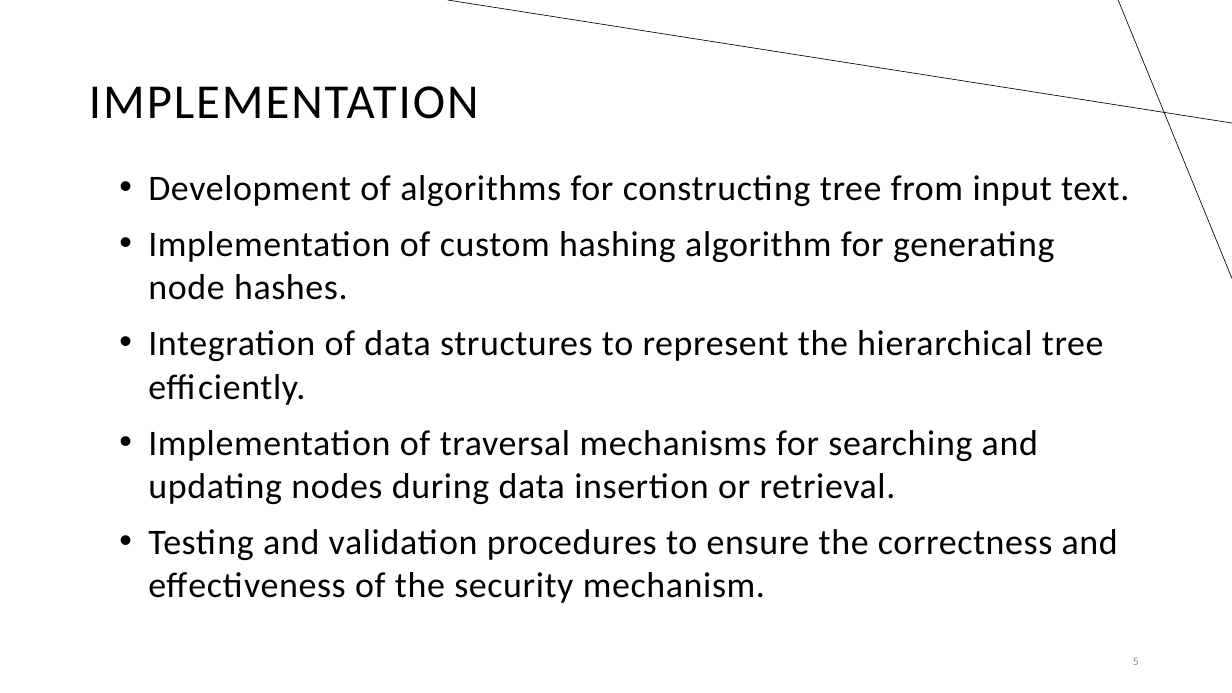
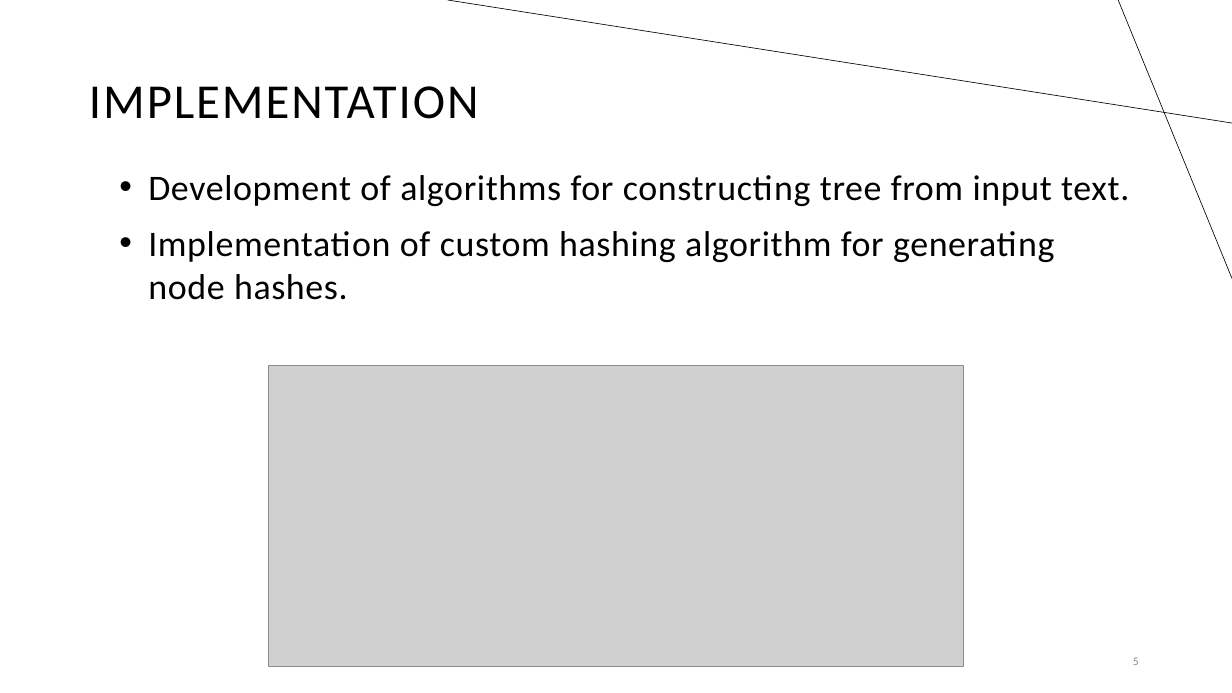
Before and after one commit to umar-tariq-1/Multi-Level-Hashing, a slide deck: slide 5 of Multi-Level-Hashing.pptx. Drawn at 1232x693 pixels with LibreOffice and Linux fonts; fonts in the diff are those of the drawing; grey boxes stand for pictures. Boxes give left, top, right and bottom in pixels: in the first picture for what was removed or moved away, otherwise in the second. Text is boxed around its words. In the diff, an @@ line names an element or a change of style, - is before the commit and + after.

```diff
--- a/Multi-Level-Hashing.pptx
+++ b/Multi-Level-Hashing.pptx
@@ text at [148,330,1118,603]: paragraphs removed @@
-• Integration of data structures to represent the hierarchical tree efficiently.
-• Implementation of traversal mechanisms for searching and updating nodes during data insertion or retrieval.
-• Testing and validation procedures to ensure the correctness and effectiveness of the security mechanism.
@@ picture added at [268,365,963,666] @@
```
Also in this commit, not shown: 6 other slides changed, 1 slide added, 1 slide removed, 14 other files.
